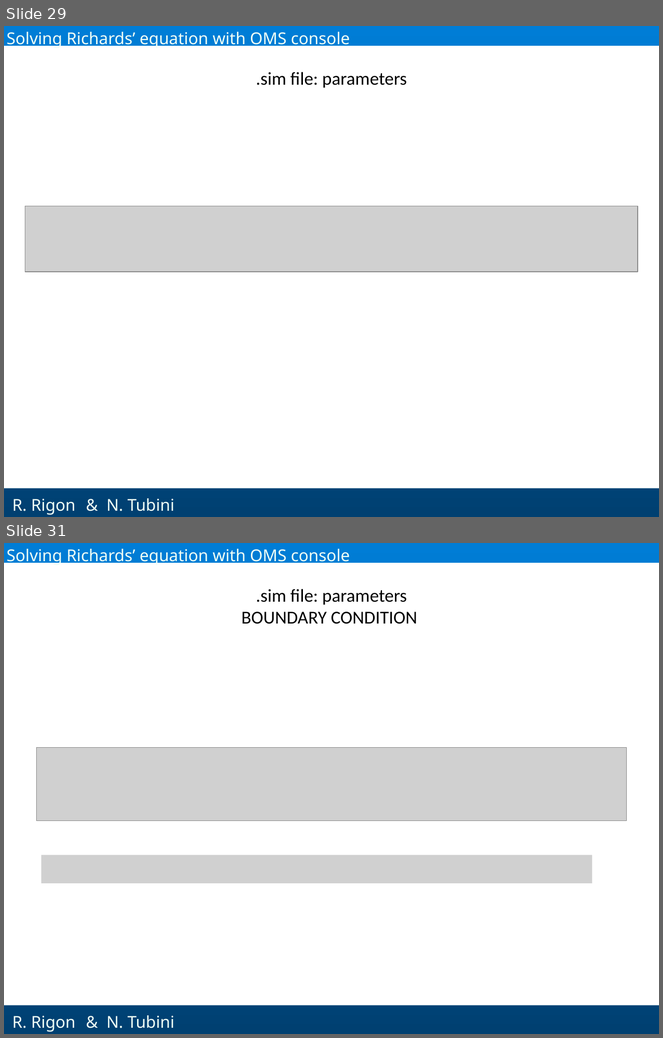
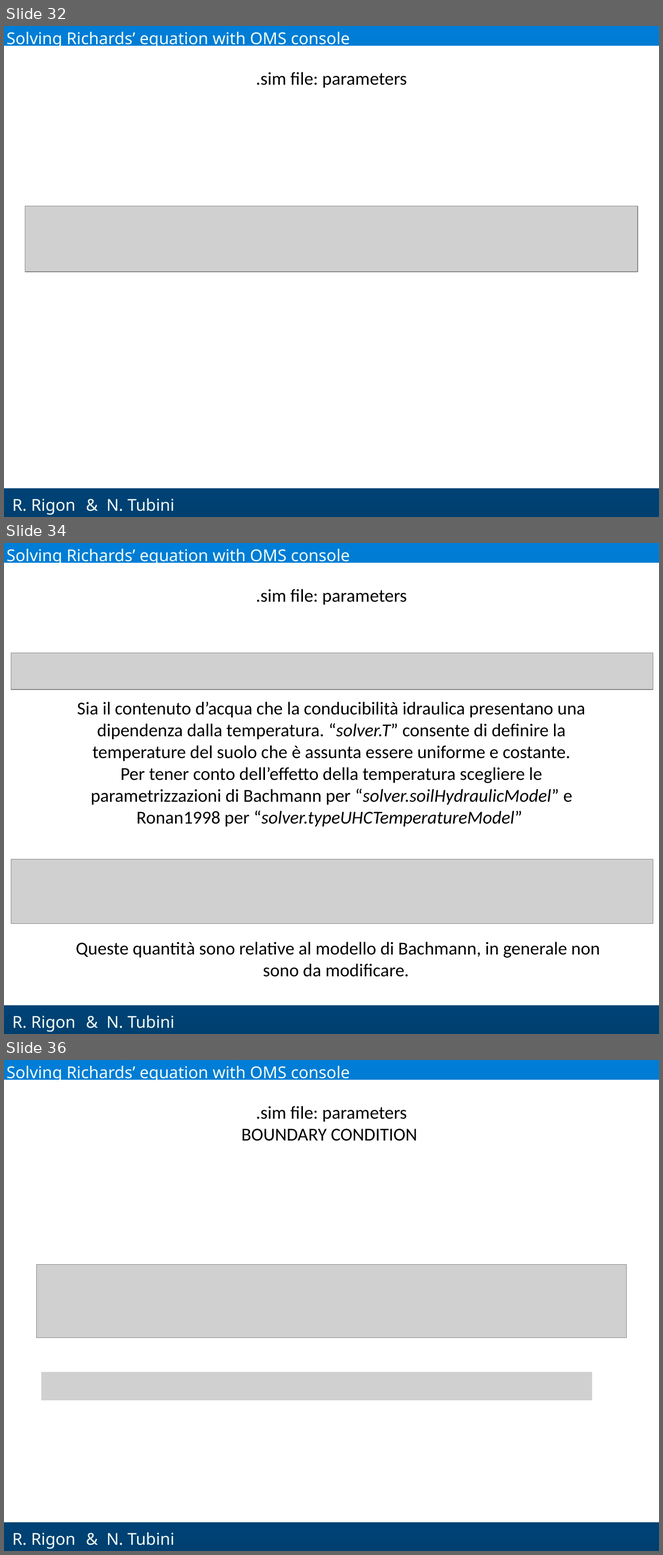
Before and after one commit to GEOframeOMSProjects/OMS_Project_Richards1D, a slide deck: Materials/Richards_OMS.pptx. Shown one above the other, each under a label of ours: slides 29 and 31 before the commit, slides 32, 34 and 36 after it; the slides between them are not shown. The pictures are 663x1038 and 663x1555 pixels, drawn with LibreOffice and Linux fonts; fonts in the diff are those of the drawing; grey boxes stand for pictures; background and template pictures are left out. Boxes give left, top, right and bottom in pixels: in the first picture for what was removed or moved away, otherwise in the second. Text is boxed around its words. In the diff, an @@ line names an element or a change of style, - is before the commit and + after.

```diff
--- a/Materials/Richards_OMS.pptx
+++ b/Materials/Richards_OMS.pptx
@@ slide 34 added at [4, 543, 659, 1034], background gradient #007DD6 to #004071; not listed: 2 template elements that a slide beside it also shows @@
@@ text added at [7, 549, 350, 565], 18 pt, text #F1FEF6 @@
+Solving Richards’ equation with OMS console
@@ text added at [256, 589, 407, 605], 20 pt, text #000000 @@
+.sim file: parameters
@@ picture added at [11, 653, 653, 690] @@
@@ text added at [77, 702, 586, 827], 20 pt, text #000000 @@
+Sia il contenuto d’acqua che la conducibilità idraulica presentano una dipendenza dalla temperatura. “solver.T” consente di definire la temperature del suolo che è assunta essere uniforme e costante.
+Per tener conto dell’effetto della temperatura scegliere le parametrizzazioni di Bachmann per “solver.soilHydraulicModel” e Ronan1998 per “solver.typeUHCTemperatureModel”
@@ picture added at [11, 860, 653, 924] @@
@@ text added at [76, 942, 600, 977], 20 pt, text #000000 @@
+Queste quantità sono relative al modello di Bachmann, in generale non sono da modificare.
@@ text added at [106, 1016, 175, 1029], 18 pt, text #F1FEF6 @@
+& N. Tubini
@@ what was slide 29 is now slide 32 @@
@@ what was slide 31 is now slide 36 @@
```
Also in this commit, not shown: 15 slides changed, 5 other slides added, 1 slide removed, 13 other files.
